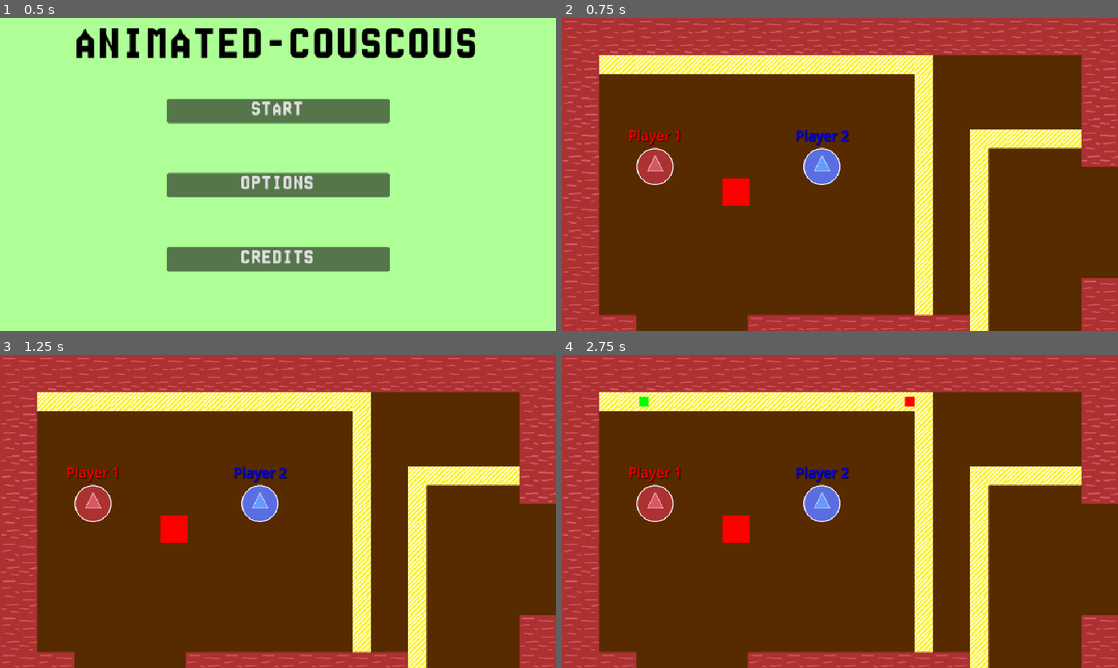
Above: before the commit, frames 1-4 (two rows, left to right).
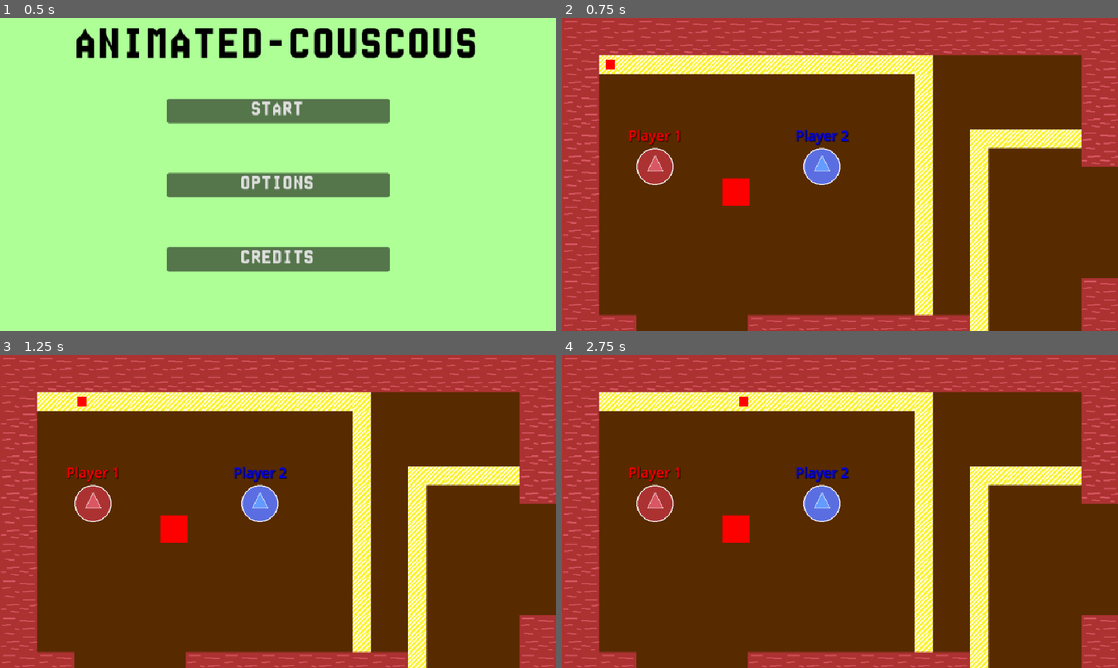
Above: after the commit, the same moments.

Repository: S2009-dev/animated-couscous
Game: Godot game, scene res://objects/menus/main_menu.tscn
Two runs of this game, one before a commit and one after it. Both use one fixed random seed, a clock stepped at 60 frames per second and the inputs below. The engine's default icon, where the game draws it, is replaced by a stand-in: a white triangle on a blue panel in a dark square.
Inputs:
- Up to frame 1 (0.5 s): no input
- Up to frame 2 (0.75 s): click "START" at 0.5 s
- Up to frame 3 (1.25 s): no input
- Up to frame 4 (2.75 s): tap Enter at 1.25 s; tap Space at 2 s

Frame 1 is identical in both runs. In frame 2, less than 0.1% of the frame differs, in the area x 7-10%, y 13-17%; in frame 3, less than 0.1%; in frame 4, 0.2%, in the area x 13-64%, y 13-17%.

Commit message:
refactor(experience): :construction: change conveyor speed and item_spawn_interval

Diff:
--- a/objects/scenes/environment.tscn
+++ b/objects/scenes/environment.tscn
@@ -28,6 +28,8 @@
 color = Color(0.345098, 0.164706, 0, 1)
 
 [node name="Conveyor" parent="." instance=ExtResource("1_m5002")]
+speed = 2
+item_spawn_interval = 4.0
 
 [node name="Walls" type="TileMapLayer" parent="."]
 tile_map_data = PackedByteArray("AAAAAAAAAAAAAAAAAAABAAAAAAAAAAAAAAACAAAAAAAAAAAAAAADAAAAAAAAAAAAAAAEAAAAAAAAAAAAAAAFAA …(1920 unchanged characters)…
--- a/scripts/entities/conveyor_controller.gd
+++ b/scripts/entities/conveyor_controller.gd
@@ -11,6 +11,8 @@
 func _ready() -> void:
 	timer.wait_time = item_spawn_interval
 	timer.start()
+
+	_on_item_spawn_interval_timeout()
 
 func _process(delta: float) -> void:
 	for item in items.get_children():
